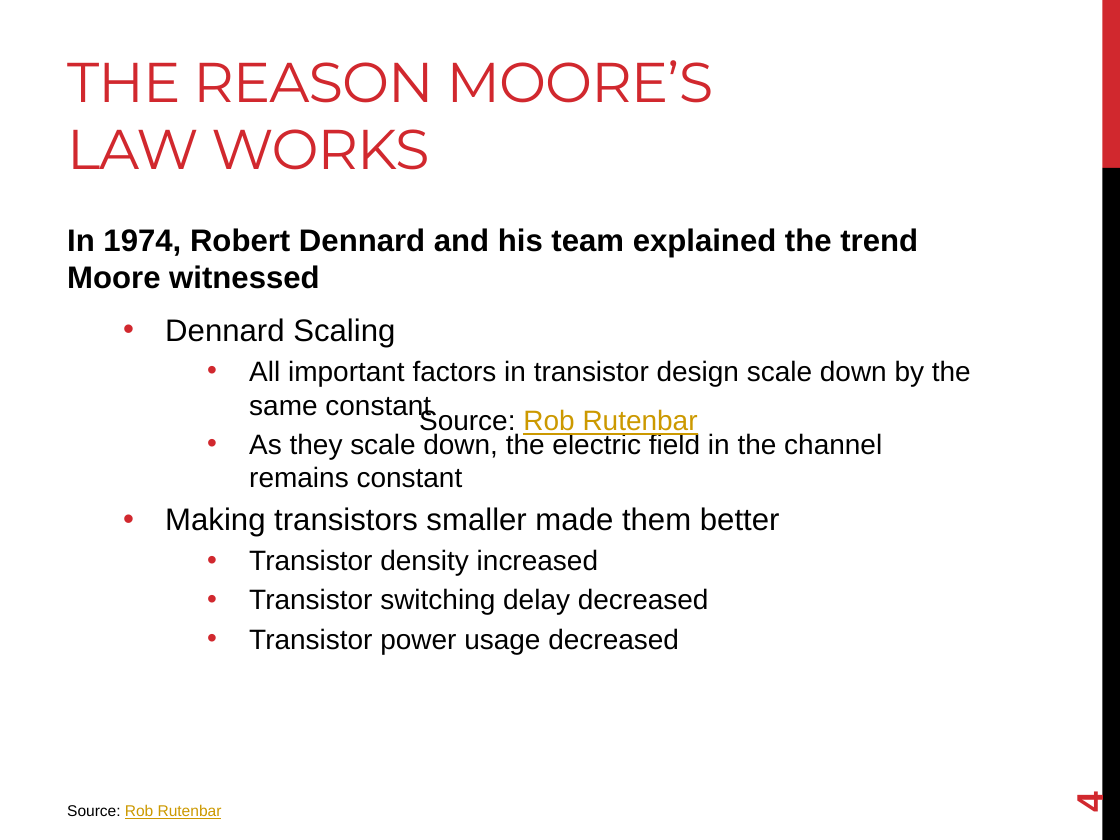
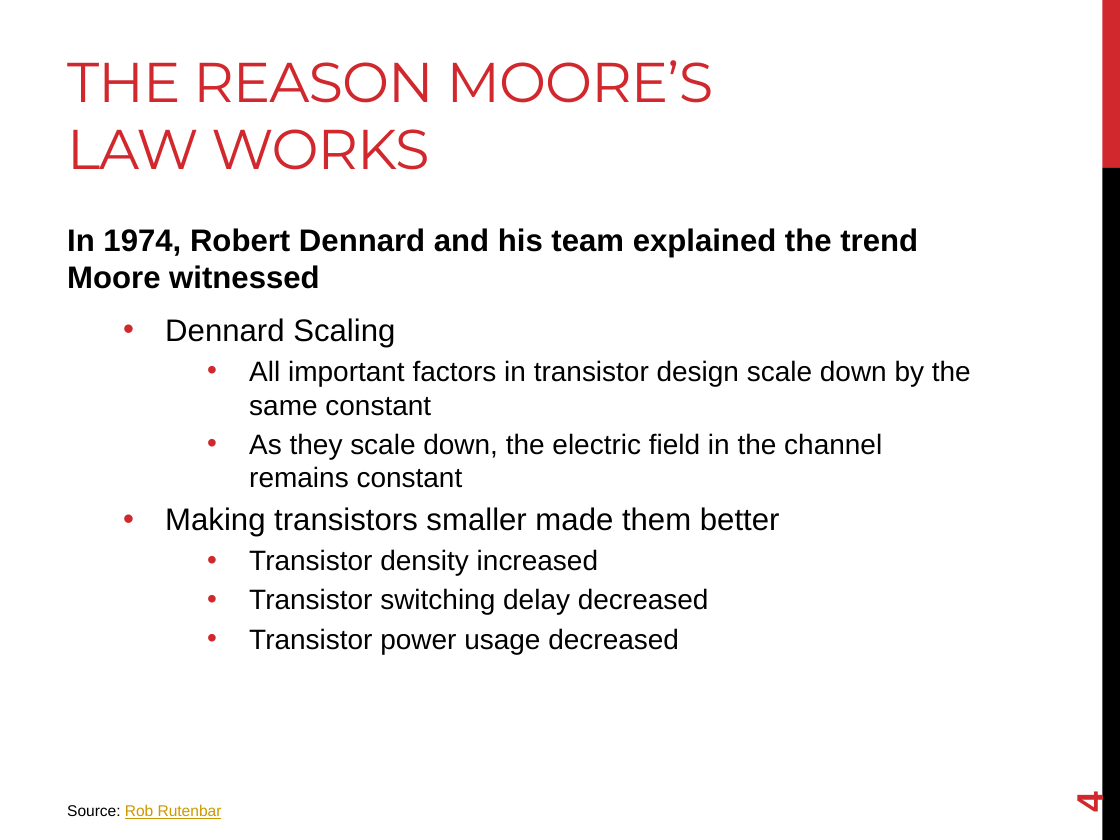
Before and after one commit to joshpeterson/DevelopingConcurrentSoftware, a slide deck: slide 4 of Lectures/Dennard Scaling/Dennard Scaling.pptx. Drawn at 1120x840 pixels with LibreOffice and Linux fonts; fonts in the diff are those of the drawing. Boxes give left, top, right and bottom in pixels: in the first picture for what was removed or moved away, otherwise in the second. Text is boxed around its words. In the diff, an @@ line names an element or a change of style, - is before the commit and + after.

```diff
--- a/Lectures/Dennard Scaling/Dennard Scaling.pptx
+++ b/Lectures/Dennard Scaling/Dennard Scaling.pptx
@@ text removed at (x1=419, y1=409, x2=698, y2=436) @@
-Source: Rob Rutenbar
```
Also in this commit, not shown: 1 other slide changed, 6 slides added.
